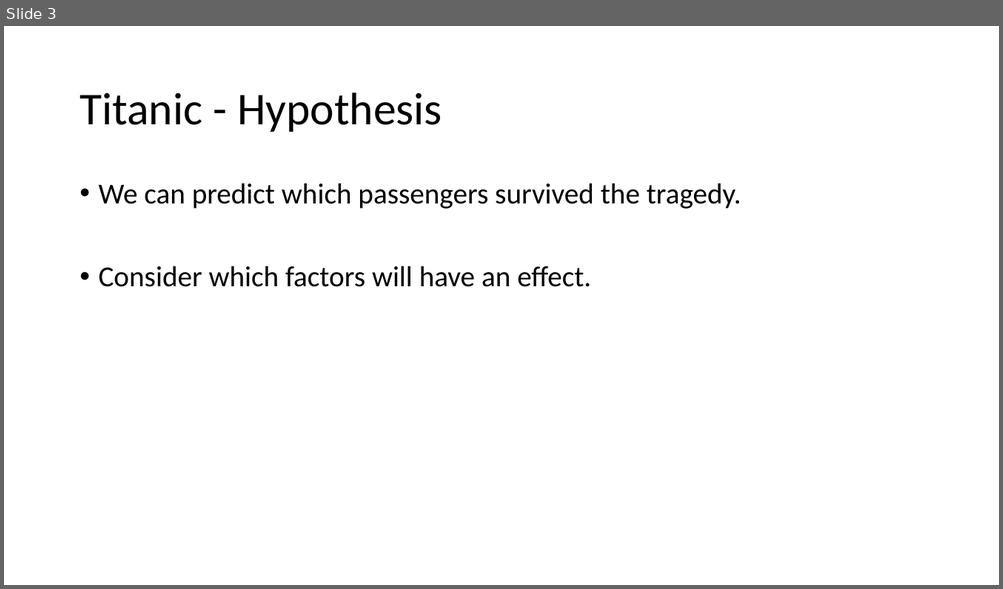
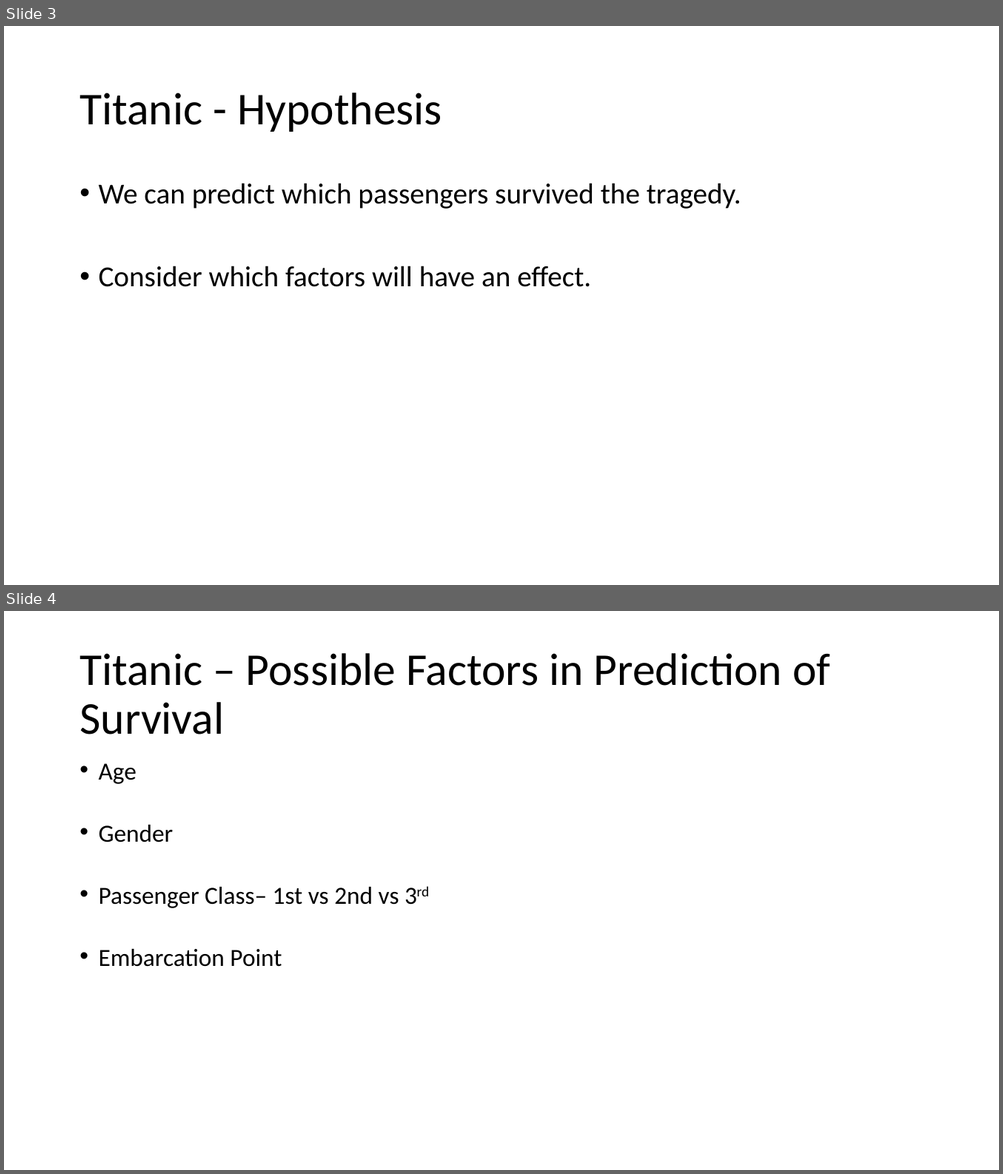
Before and after one commit to lesterstrouse/collab, a slide deck: TitanicPres.pptx. Shown one above the other, each under a label of ours: slide 3 before the commit, slides 3 and 4 after it. The pictures are 1003x589 and 1003x1174 pixels, drawn with LibreOffice and Linux fonts; fonts in the diff are those of the drawing. Boxes give left, top, right and bottom in pixels: in the first picture for what was removed or moved away, otherwise in the second. Text is boxed around its words. In the diff, an @@ line names an element or a change of style, - is before the commit and + after.

```diff
--- a/TitanicPres.pptx
+++ b/TitanicPres.pptx
@@ slide 4 added at (x1=4, y1=611, x2=999, y2=1170), background #FFFFFF @@
@@ title added at (x1=79, y1=653, x2=830, y2=735), 44 pt, text #000000 @@
+Titanic – Possible Factors in Prediction of Survival
@@ text added at (x1=99, y1=763, x2=399, y2=967), 23.8 pt, text #000000 @@
+• Age
+• Gender
+• Passenger Class– 1st vs 2nd vs 3rd
+• Embarcation Point
```
Also in this commit, not shown: 2 other slides added, 2 other files.
